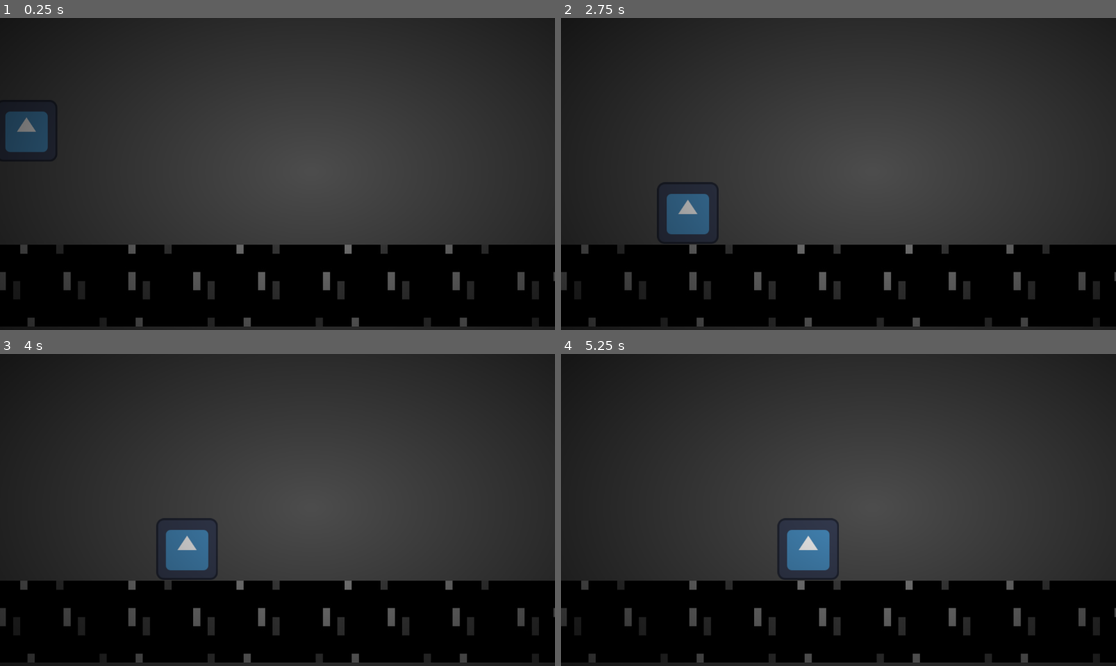
Above: before the commit, frames 1-4 (two rows, left to right).
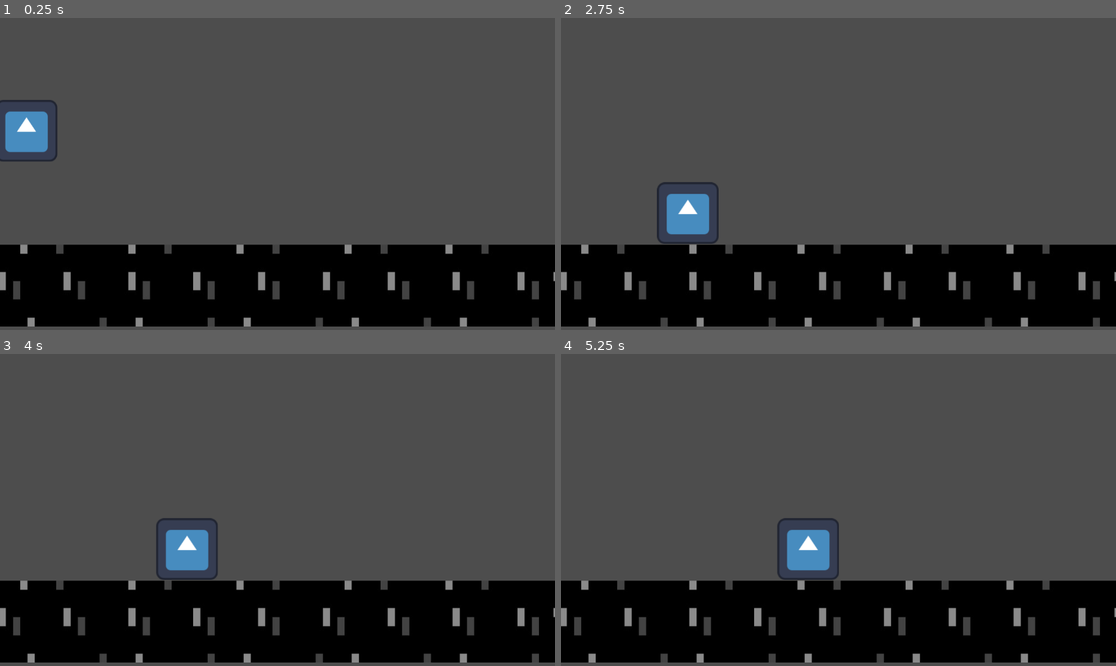
Above: after the commit, the same moments.

Repository: Prakinha/Alquimia
Game: Godot game, scene res://main.tscn
The game is run twice, just before and just after one commit, with the same random seed, the same clock (stepped at 60 frames per second) and the same inputs. The engine's default icon, where the game draws it, is replaced by a stand-in: a white triangle on a blue panel in a dark square.
Inputs:
- Up to frame 1 (0.25 s): no input
- Up to frame 2 (2.75 s): tap Enter at 0.5 s; hold Right (ui_right) 0.53-1.28 s; tap Q at 0.6 s; hold Down (ui_down) 1.28-2.03 s; tap E at 1.35 s; hold Right (ui_right) from 2.03 s (still down); tap R at 2.1 s
- Up to frame 3 (4 s): release Right (ui_right) at 2.78 s; hold Up (ui_up) 2.78-3.53 s; tap F at 2.85 s; hold Left (ui_left) from 3.53 s (still down); tap G at 3.6 s
- Up to frame 4 (5.25 s): tap J at 4.35 s; release Left (ui_left) at 5.03 s; hold Down (ui_down) from 5.03 s (still down); tap Q at 5.1 s

The runs differ from the first frame. In frame 1, 46% of the frame differs, in the area x 0-100%, y 0-100%; in frame 2, 46%; in frame 3, 47%; in frame 4, 47%.

Commit message:
adicionei item

Diff:
--- /dev/null
+++ b/item.gd
@@ -0,0 +1,39 @@
+# Item.gd
+extends Node2D
+class_name Item
+
+@export_category("Identidade do Item")
+@export var item_id: String = "item_generico"
+@export var item_name: String = "Item Genérico"
+
+@export_category("Receita de Crafting")
+@export var can_receive_items: bool = false
+@export var required_items: Array[String] = []
+@export var result_item: PackedScene
+
+var remaining_sequence: Array[String] = []
+
+func _ready():
+	if can_receive_items:
+		remaining_sequence = required_items.duplicate()
+
+# A função agora recebe a String (ID) do item que foi jogado aqui
+func apply_item(ingredient_id: String):
+	if not can_receive_items:
+		return
+
+	if ingredient_id == remaining_sequence[0]:
+		remaining_sequence.pop_front()
+
+		if remaining_sequence.is_empty():
+			transmute()
+	else:
+		print("Ingrediente errado! Resetando a receita...")
+		remaining_sequence = required_items.duplicate()
+
+func transmute():
+	print(item_name + " transmutado com sucesso!")
+	var new_item = result_item.instantiate()
+	new_item.global_position = global_position
+	get_parent().add_child(new_item)
+	queue_free()
--- a/main.tscn
+++ b/main.tscn
@@ -167,6 +167,7 @@
 texture = ExtResource("28_4w656")
 
 [node name="ColorRect" type="ColorRect" parent="." unique_id=1645136903]
+visible = false
 material = SubResource("ShaderMaterial_kq58d")
 offset_left = -481.0
 offset_top = -389.0
--- a/project.godot
+++ b/project.godot
@@ -18,6 +18,7 @@
 [autoload]
 
 Global="*uid://cys7ie1w8kqfn"
+Receitas="*uid://cel1nst3llnyn"
 
 [dotnet]
 
--- a/scripts/global.gd
+++ b/scripts/global.gd
@@ -1,9 +1,13 @@
 extends Node
 
 enum Element {
-	FIRE,
-	WATER,
-	EARTH,
-	AIR,
-	VOID
+	Red,
+	Green,
+	Blue,
+	Yellow,
+	Cyan,
+	Magenta,
+	White,
+	Black,
+	none
 }
--- /dev/null
+++ b/scripts/receitas.gd
@@ -0,0 +1,39 @@
+# ReceitasGlobais.gd (Autoload)
+extends Node
+
+# Misturas de 3 itens (Ordem alfabética nas chaves)
+var receita = {
+	"B,G,R": "White",
+	"G,R,R": "Orange",
+	"G,G,R": "Olive",
+	"B,R,R": "Pink",
+	"B,B,R": "Purple",
+	"B,B,G": "Cobalt",
+	"B,G,G": "Turquoise",
+	"R,R,R": "Ruby",
+	"B,B,B": "Sapphire",
+	"G,G,G": "Emerald"
+}
+
+# Misturas de 2 itens (Dissolvidos - Ordem alfabética nas chaves)
+var dissolucao = {
+	"G,R": "Y", # Yellow
+	"B,R": "M", # Magenta
+	"B,G": "C"  # Cyan
+}
+
+func consultar_mistura(ingredientes_jogados: Array[String]) -> String:
+	var lista_ordenada = ingredientes_jogados.duplicate()
+	lista_ordenada.sort() # Organiza: R, G, B vira B, G, R
+
+	var chave_de_busca = ",".join(lista_ordenada)
+
+	# Procura primeiro nas de 3 itens
+	if receita.has(chave_de_busca):
+		return receita[chave_de_busca]
+
+	# Depois procura nas de 2 itens
+	if dissolucao.has(chave_de_busca):
+		return dissolucao[chave_de_busca]
+
+	return "" # Retorna vazio se não achar nada
--- a/shaders/vignette.gdshader
+++ b/shaders/vignette.gdshader
@@ -1,4 +1,4 @@
-shader_type canvas_item;
+ shader_type canvas_item;
 
 uniform float alpha = 0.1;
 uniform float inner_radius = 0.2;
--- /dev/null
+++ b/teste.tscn
@@ -0,0 +1,160 @@
+[gd_scene format=3 uid="uid://dhtuic27a8kri"]
+
+[ext_resource type="Texture2D" uid="uid://bboogx3pwuquy" path="res://sprites/iloveimg-converted/ezgif-3eefef821a5819d3-0001.jpg" id="1_yhv46"]
+[ext_resource type="Texture2D" uid="uid://ddk4n5xr86554" path="res://sprites/iloveimg-converted/ezgif-3eefef821a5819d3-0002.jpg" id="2_x3dia"]
+[ext_resource type="Texture2D" uid="uid://c2bkeb3rg77pd" path="res://sprites/iloveimg-converted/ezgif-3eefef821a5819d3-0003.jpg" id="3_oh2g8"]
+[ext_resource type="Texture2D" uid="uid://bwvq4kys8fbj7" path="res://sprites/iloveimg-converted/ezgif-3eefef821a5819d3-0004.jpg" id="4_3osue"]
+[ext_resource type="Texture2D" uid="uid://dp1pccv3cvg30" path="res://sprites/iloveimg-converted/ezgif-3eefef821a5819d3-0005.jpg" id="5_mk30p"]
+[ext_resource type="Texture2D" uid="uid://d05218fkto1wi" path="res://sprites/iloveimg-converted/ezgif-3eefef821a5819d3-0006.jpg" id="6_guoat"]
+[ext_resource type="Texture2D" uid="uid://b28ydkf58mvic" path="res://sprites/iloveimg-converted/ezgif-3eefef821a5819d3-0007.jpg" id="7_3m8kk"]
+[ext_resource type="Texture2D" uid="uid://cxfu1uldialjp" path="res://sprites/iloveimg-converted/ezgif-3eefef821a5819d3-0008.jpg" id="8_0m6ms"]
+[ext_resource type="Texture2D" uid="uid://rdukoy4rot71" path="res://sprites/iloveimg-converted/ezgif-3eefef821a5819d3-0009.jpg" id="9_nu3td"]
+[ext_resource type="Texture2D" uid="uid://bchxrfb2wo2uv" path="res://sprites/iloveimg-converted/ezgif-3eefef821a5819d3-0010.jpg" id="10_2krrl"]
+[ext_resource type="Texture2D" uid="uid://dh37i81machh3" path="res://sprites/iloveimg-converted/ezgif-3eefef821a5819d3-0011.jpg" id="11_y5ym7"]
+[ext_resource type="Texture2D" uid="uid://bfve58ig0ucdn" path="res://sprites/iloveimg-converted/ezgif-3eefef821a5819d3-0012.jpg" id="12_mgfjd"]
+[ext_resource type="Texture2D" uid="uid://cyldnx76xrbf5" path="res://sprites/iloveimg-converted/ezgif-3eefef821a5819d3-0013.jpg" id="13_vo20h"]
+[ext_resource type="Texture2D" uid="uid://cyrck8f18vwvl" path="res://sprites/iloveimg-converted/ezgif-3eefef821a5819d3-0014.jpg" id="14_4vq13"]
+[ext_resource type="Texture2D" uid="uid://dbtesjw2mvdyd" path="res://sprites/iloveimg-converted/ezgif-3eefef821a5819d3-0015.jpg" id="15_5mp7k"]
+[ext_resource type="Texture2D" uid="uid://bm0ukeewvjgw4" path="res://sprites/iloveimg-converted/ezgif-3eefef821a5819d3-0016.jpg" id="16_b17fa"]
+[ext_resource type="Texture2D" uid="uid://fmwc7dpqq4ve" path="res://sprites/iloveimg-converted/ezgif-3eefef821a5819d3-0017.jpg" id="17_al6ht"]
+[ext_resource type="Texture2D" uid="uid://bmwobqm1bpy2q" path="res://sprites/iloveimg-converted/ezgif-3eefef821a5819d3-0018.jpg" id="18_ra77c"]
+[ext_resource type="Texture2D" uid="uid://bcfs0v6wyyb7c" path="res://sprites/iloveimg-converted/ezgif-3eefef821a5819d3-0019.jpg" id="19_a62kb"]
+[ext_resource type="Texture2D" uid="uid://b3jeegahgkngg" path="res://sprites/iloveimg-converted/ezgif-3eefef821a5819d3-0020.jpg" id="20_r80fm"]
+[ext_resource type="Texture2D" uid="uid://bac13rbhoyx1l" path="res://sprites/iloveimg-converted/ezgif-3eefef821a5819d3-0021.jpg" id="21_j7wu3"]
+[ext_resource type="Texture2D" uid="uid://dkc3dor1r23yt" path="res://sprites/iloveimg-converted/ezgif-3eefef821a5819d3-0022.jpg" id="22_1u8j2"]
+[ext_resource type="Texture2D" uid="uid://o7uvxt7buto8" path="res://sprites/iloveimg-converted/ezgif-3eefef821a5819d3-0023.jpg" id="23_lt3g6"]
+[ext_resource type="Texture2D" uid="uid://cm0ogpg5444dq" path="res://sprites/iloveimg-converted/ezgif-3eefef821a5819d3-0024.jpg" id="24_f7php"]
+[ext_resource type="Texture2D" uid="uid://b0getlq1n4dal" path="res://sprites/iloveimg-converted/ezgif-3eefef821a5819d3-0025.jpg" id="25_uqkeg"]
+[ext_resource type="Texture2D" uid="uid://nkjghxrhbhcs" path="res://sprites/iloveimg-converted/ezgif-3eefef821a5819d3-0026.jpg" id="26_gi0x1"]
+[ext_resource type="Texture2D" uid="uid://cbbkg32b2kii2" path="res://sprites/iloveimg-converted/ezgif-3eefef821a5819d3-0027.jpg" id="27_qh13i"]
+[ext_resource type="Shader" uid="uid://dvdjeakuy45l8" path="res://shaders/vignette.gdshader" id="28_tyadp"]
+
+[sub_resource type="RectangleShape2D" id="RectangleShape2D_owq3q"]
+size = Vector2(1153.5, 172)
+
+[sub_resource type="SpriteFrames" id="SpriteFrames_qshiq"]
+animations = [{
+"frames": [{
+"duration": 1.0,
+"texture": ExtResource("1_yhv46")
+}, {
+"duration": 1.0,
+"texture": ExtResource("2_x3dia")
+}, {
+"duration": 1.0,
+"texture": ExtResource("3_oh2g8")
+}, {
+"duration": 1.0,
+"texture": ExtResource("4_3osue")
+}, {
+"duration": 1.0,
+"texture": ExtResource("5_mk30p")
+}, {
+"duration": 1.0,
+"texture": ExtResource("6_guoat")
+}, {
+"duration": 1.0,
+"texture": ExtResource("7_3m8kk")
+}, {
+"duration": 1.0,
+"texture": ExtResource("8_0m6ms")
+}, {
+"duration": 1.0,
+"texture": ExtResource("9_nu3td")
+}, {
+"duration": 1.0,
+"texture": ExtResource("10_2krrl")
+}, {
+"duration": 1.0,
+"texture": ExtResource("11_y5ym7")
+}, {
+"duration": 1.0,
+"texture": ExtResource("12_mgfjd")
+}, {
+"duration": 1.0,
+"texture": ExtResource("13_vo20h")
+}, {
+"duration": 1.0,
+"texture": ExtResource("14_4vq13")
+}, {
+"duration": 1.0,
+"texture": ExtResource("15_5mp7k")
+}, {
+"duration": 1.0,
+"texture": ExtResource("16_b17fa")
+}, {
+"duration": 1.0,
+"texture": ExtResource("17_al6ht")
+}, {
+"duration": 1.0,
+"texture": ExtResource("18_ra77c")
+}, {
+"duration": 1.0,
+"texture": ExtResource("19_a62kb")
+}, {
+"duration": 1.0,
+"texture": ExtResource("20_r80fm")
+}, {
+"duration": 1.0,
+"texture": ExtResource("21_j7wu3")
+}, {
+"duration": 1.0,
+"texture": ExtResource("22_1u8j2")
+}, {
+"duration": 1.0,
+"texture": ExtResource("23_lt3g6")
+}, {
+"duration": 1.0,
+"texture": ExtResource("24_f7php")
+}, {
+"duration": 1.0,
+"texture": ExtResource("25_uqkeg")
+}, {
+"duration": 1.0,
+"texture": ExtResource("26_gi0x1")
+}, {
+"duration": 1.0,
+"texture": ExtResource("27_qh13i")
+}],
+"loop": true,
+"name": &"default",
+"speed": 5.0
+}, {
+"frames": [],
+"loop": true,
+"name": &"new_animation",
+"speed": 5.0
+}]
+
+[sub_resource type="ShaderMaterial" id="ShaderMaterial_3kfae"]
+shader = ExtResource("28_tyadp")
+shader_parameter/alpha = 1.0
+shader_parameter/inner_radius = 0.0
+shader_parameter/outer_radius = 1.0
+
+[node name="teste" type="Node2D" unique_id=239608682]
+
+[node name="CanvasLayer" type="CanvasLayer" parent="." unique_id=1814584040]
+
+[node name="AnimatableBody2D" type="AnimatableBody2D" parent="." unique_id=257518518]
+constant_linear_velocity = Vector2(100, 0)
+
+[node name="CollisionShape2D" type="CollisionShape2D" parent="AnimatableBody2D" unique_id=153396739]
+position = Vector2(577.25, 555)
+shape = SubResource("RectangleShape2D_owq3q")
+
+[node name="Sprite2D" type="Sprite2D" parent="AnimatableBody2D" unique_id=114795798]
+
+[node name="AnimatedSprite2D" type="AnimatedSprite2D" parent="AnimatableBody2D" unique_id=1741629713]
+position = Vector2(573, 556.00006)
+scale = Vector2(1.1504382, 1.4572649)
+sprite_frames = SubResource("SpriteFrames_qshiq")
+
+[node name="ColorRect" type="ColorRect" parent="." unique_id=656983027]
+visible = false
+material = SubResource("ShaderMaterial_3kfae")
+offset_left = -481.0
+offset_top = -389.0
+offset_right = 1774.0
+offset_bottom = 1028.0
+color = Color(0.5491843, 0.54918414, 0, 1)
Not shown, added: item.gd.uid
Not shown, added: scripts/receitas.gd.uid
